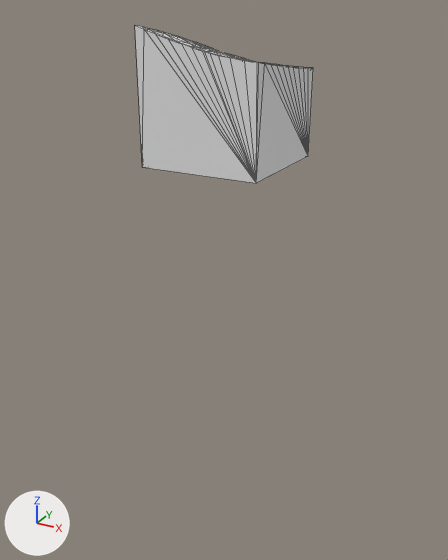
The glTF model assets/terrain/surface_pieces/surf_4_27.glb as it was, and as the next commit left it.
Rendered twice from a camera (50 mm lens) standing at (-75.5, -49.7, -29.2) and looking at (-87.8, -27.4, -40.4). Every picture has the same lights, and +X, +Y and +Z are marked at lower left. The picture after the commit comes second. Mesh edges are drawn as thin lines. Where no turn or scale is listed for an object, it has been applied to the vertices.

In view in the first picture: 'geometry_0'.
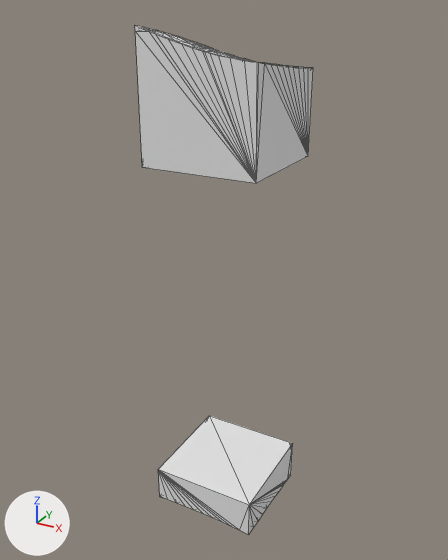
Patch to the scene script:
```diff
--- a/assets/terrain/surface_pieces/surf_4_27.glb.py
+++ b/assets/terrain/surface_pieces/surf_4_27.glb.py
@@ me_layer_5 @@
+me_layer_5.from_pydata(...)  # 82 vertices, 160 faces; spans x -90.0..-85.0, y -30.0..-25.0, z -52.11..-50.0
@@ ob_layer_5 @@
+ob_layer_5 = bpy.data.objects.new('layer_5', me_layer_5)
+ob_layer_5.location = (0.0, 0.0, 0.0)
```

Boxes [x1, y1, x2, y2] around the edits, measured in the pictures (448 x 560 px):
'layer_5', added
    after: [159, 416, 293, 534]
